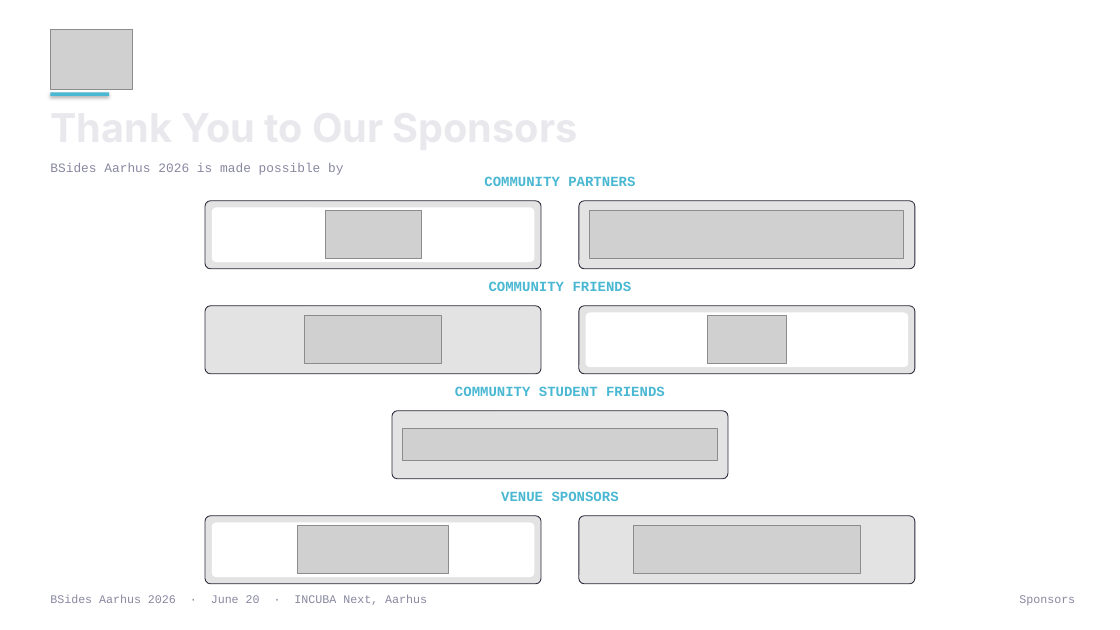
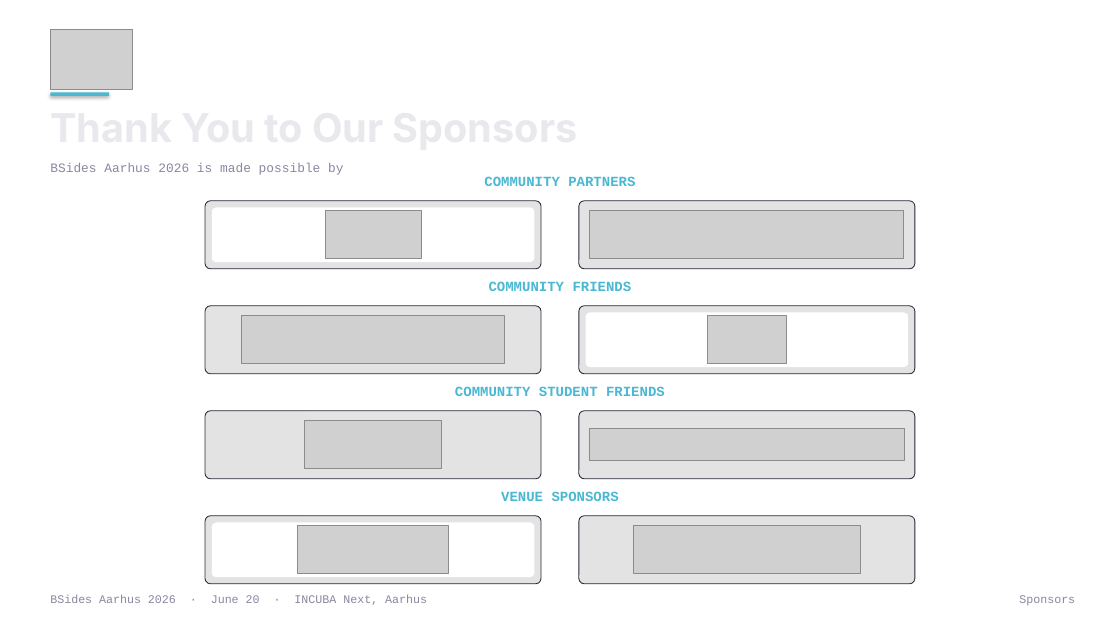
Before and after one commit to BSides-Aarhus/Website-2026, a slide deck: slide 6 of Plans/template-output/bsides-aarhus-2026-template.pptx. Drawn at 1120x630 pixels with LibreOffice and Linux fonts; fonts in the diff are those of the drawing; grey boxes stand for pictures; background and template pictures are left out. Boxes give left, top, right and bottom in pixels: in the first picture for what was removed or moved away, otherwise in the second. Text is boxed around its words. In the diff, an @@ line names an element or a change of style, - is before the commit and + after.

```diff
--- a/Plans/template-output/bsides-aarhus-2026-template.pptx
+++ b/Plans/template-output/bsides-aarhus-2026-template.pptx
@@ picture added at (241, 316, 505, 364) @@
@@ rounded rectangle added at (205, 411, 541, 479), fill #1A1A25 at 12% opacity, outline #2A2A3A 0.75 pt @@
@@ rounded rectangle: place and size @@
-rounded rectangle at (392, 411, 728, 479)
+rounded rectangle at (579, 411, 915, 479)
@@ picture: place and size @@
-picture at (305, 316, 442, 364)
+picture at (305, 421, 442, 469)
@@ picture: place and size @@
-picture at (402, 429, 718, 460)
+picture at (589, 429, 905, 460)
```
Also in this commit, not shown: 1 other slide changed, 1 slide added, 3 other files.
